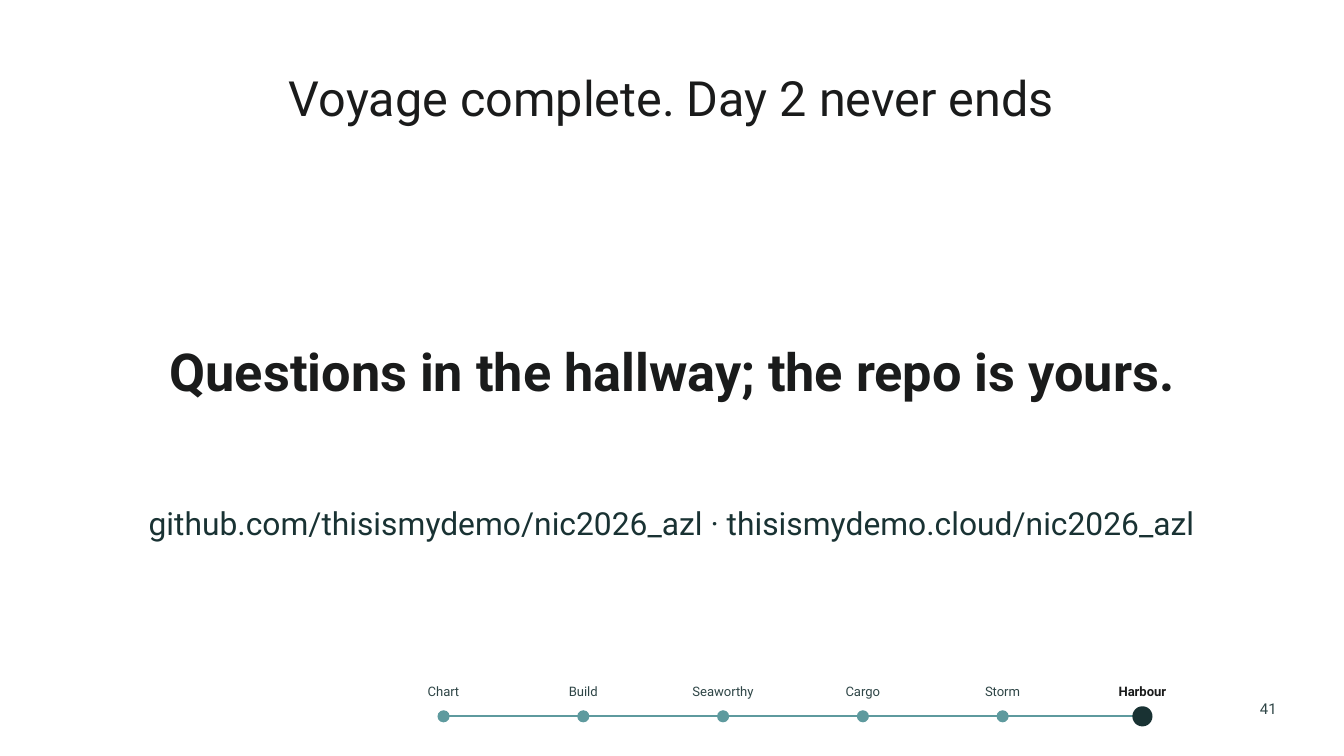
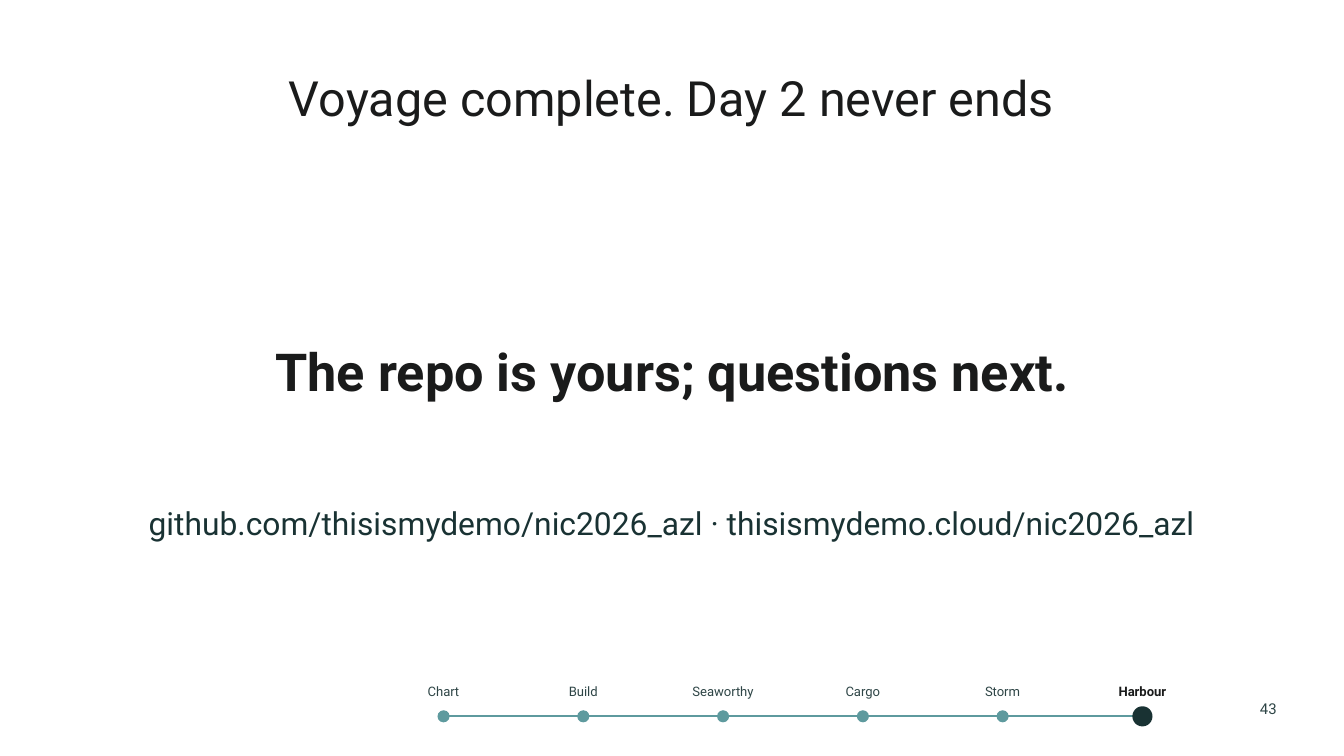
Before and after one commit to thisismydemo/nic2026_azl, a slide deck: slide 43 of presentation/Azure_Local_Discovery_to_Day2_NIC2026.pptx (slide 41 before the commit). Drawn at 1344x756 pixels with LibreOffice and Linux fonts; fonts in the diff are those of the drawing; background and template pictures are left out. Boxes give left, top, right and bottom in pixels: in the first picture for what was removed or moved away, otherwise in the second. Text is boxed around its words. In the diff, an @@ line names an element or a change of style, - is before the commit and + after.

```diff
--- a/presentation/Azure_Local_Discovery_to_Day2_NIC2026.pptx
+++ b/presentation/Azure_Local_Discovery_to_Day2_NIC2026.pptx
@@ text at <box>275,351,1069,402</box>: text changed @@
-Questions in the hallway; the repo is yours.
+The repo is yours; questions next.
@@ text at <box>1260,703,1277,714</box>: text changed @@
-41
+43
```
Also in this commit, not shown: 38 other slides changed, 3 slides added, 4 other files.
